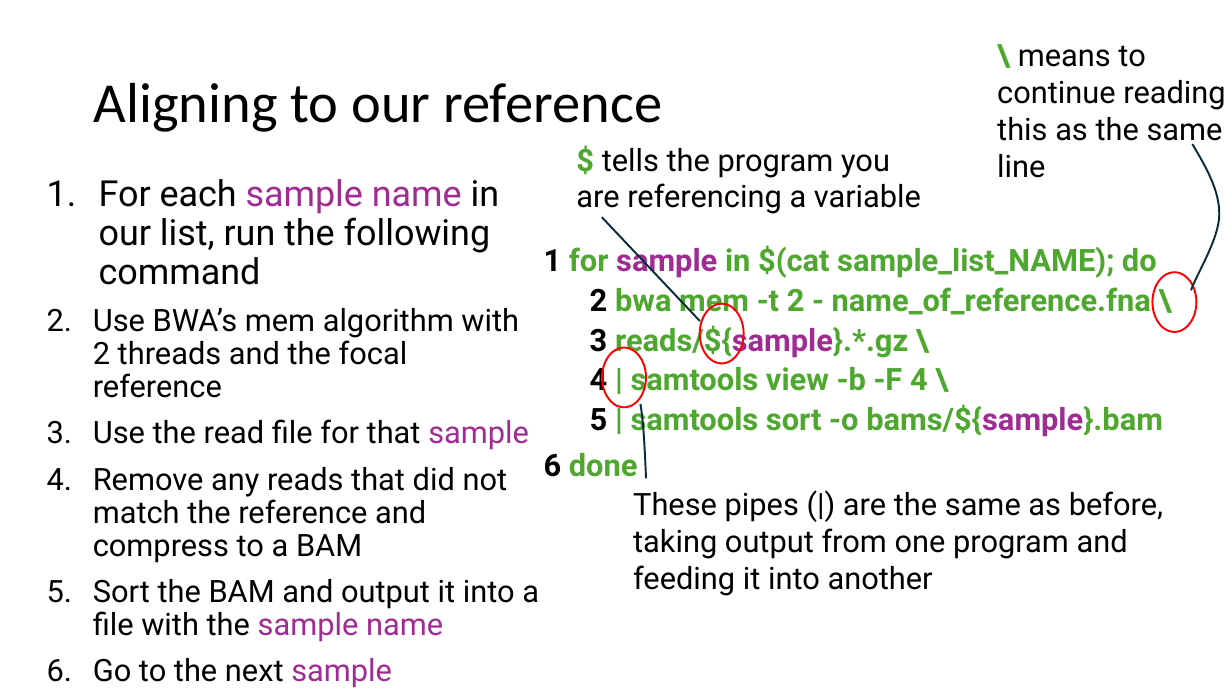
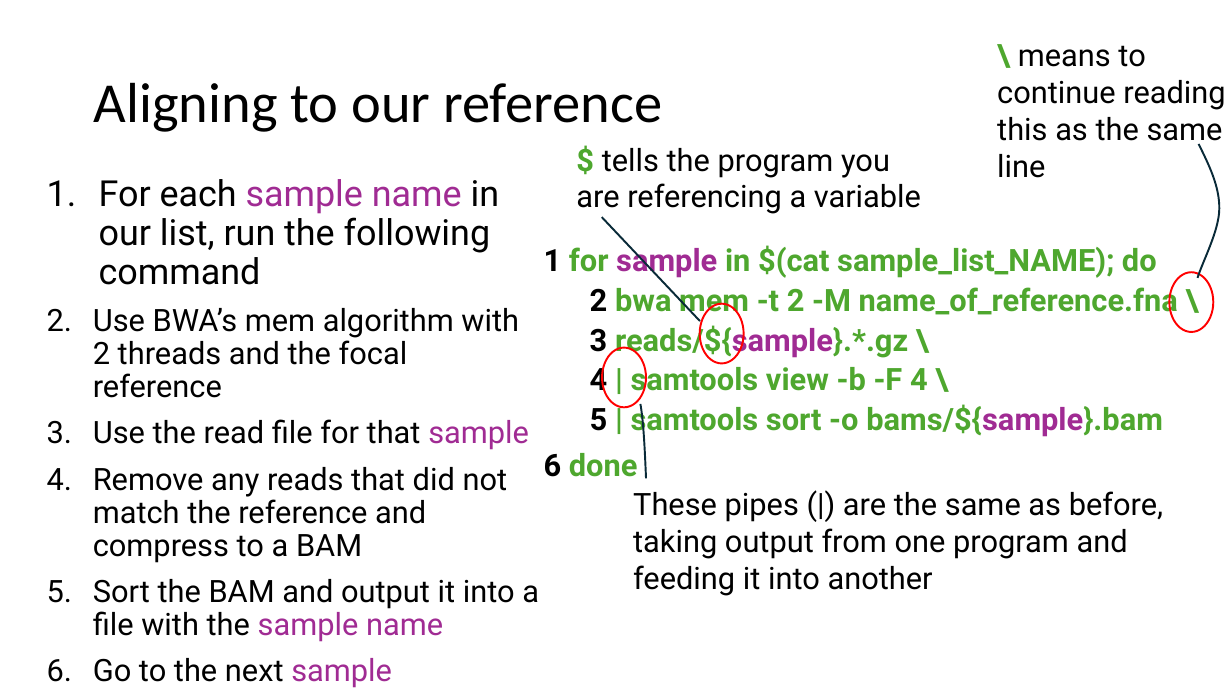
Before and after one commit to ethangyllenhaal/USP_RADSeq_2026, a slide deck: slide 8 of Part3_Alignment/Part3_Alignment.pptx. Drawn at 1232x693 pixels with LibreOffice and Linux fonts; fonts in the diff are those of the drawing. Boxes give left, top, right and bottom in pixels: in the first picture for what was removed or moved away, otherwise in the second. Text is boxed around its words. In the diff, an @@ line names an element or a change of style, - is before the commit and + after.

Commit message:
Fixed ppt

```diff
--- a/Part3_Alignment/Part3_Alignment.pptx
+++ b/Part3_Alignment/Part3_Alignment.pptx
@@ freeform shape: place and size @@
-freeform shape at [1191,144,1220,290]
+freeform shape at [1198,144,1220,278]
@@ text at [590,283,1178,319]: text changed @@
-  2 bwa mem -t 2 - name_of_reference.fna \
+  2 bwa mem -t 2 -M name_of_reference.fna \
@@ ellipse: place and size @@
-ellipse at [1153,273,1197,333]
+ellipse at [1170,273,1214,333]
```
